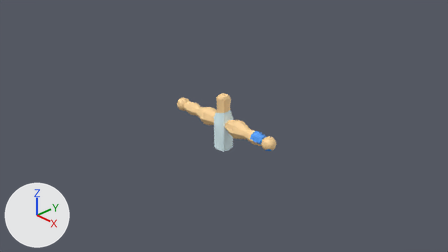
Two versions of the Blender file project/resources/model/Machine/Machine.blend, one commit apart.
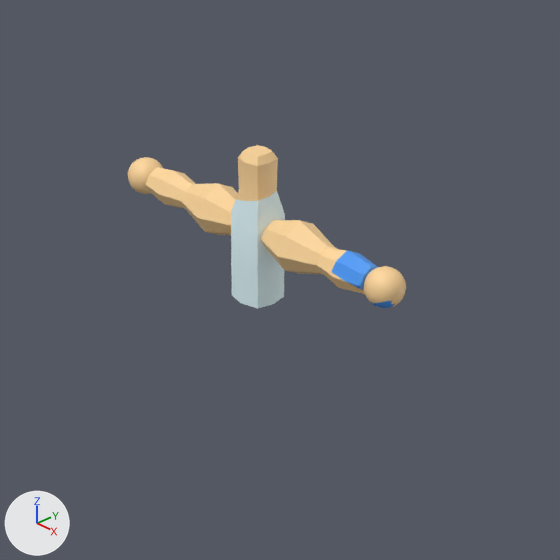
Each version appears first from the file's camera 'Camera', and next in a close-up on the part from 29% to 74% of the width and 16% to 96% of the height. Lighting does not change. The marker at lower left points along +X, +Y and +Z. The last two pictures show the newer version.

In view in the first close-up: 'ArmL_01', 'ArmL_02', 'ArmR_01', 'ArmR_02', 'Body'.
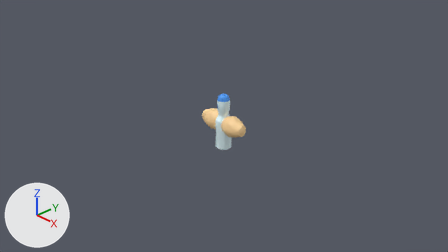
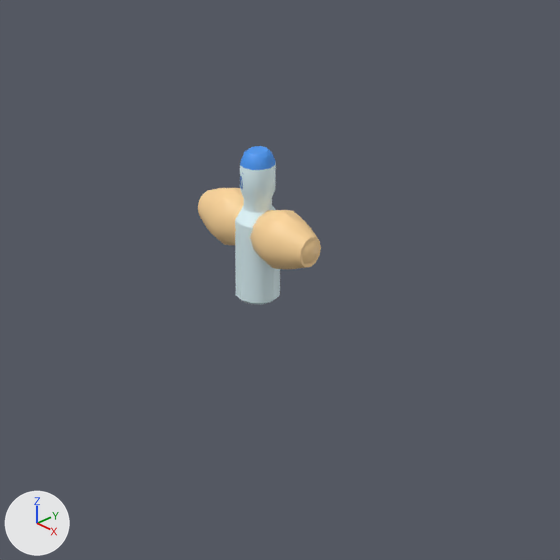
Where the change shows, as pixel boxes [x1, y1, x2, y2] in the close-ups (560 x 560 px):
'Body', reshaped (16% narrower)
    before: [231, 145, 285, 309]
    after: [235, 146, 280, 305]
'ArmL_02', deleted
    before: [316, 246, 406, 308]
'ArmL01', added (beige)
    after: [250, 210, 321, 269]
'ArmL_01', deleted (beige)
    before: [261, 220, 335, 274]
'ArmR_01', deleted (beige)
    before: [182, 183, 238, 235]
'ArmR_02', deleted (beige)
    before: [128, 157, 196, 209]
'ArmR01', added (beige)
    after: [198, 188, 244, 245]
'ArmL02', added (brown)
    after: [290, 233, 319, 266]
'ArmR02', added (mostly hidden)
    after: [199, 198, 205, 220]

Patch to the scene script:
```diff
--- a/project/resources/model/Machine/Machine.blend.py
+++ b/project/resources/model/Machine/Machine.blend.py
@@ mat_マテリアル @@
+mat_マテリアル = principled_material('マテリアル')
+mat_マテリアル.texture = img_machine_png
@@ me_cube @@
 # used by ob_body; location = (0.0, 0.0, 0.0)
-me_cube.from_pydata(...)  # 50 vertices, 48 faces; spans x -0.15..0.15, y -0.15..0.15, z -0.5..0.542
-me_cube.materials.append(mat_material)  # picture img_machine_png
+me_cube.from_pydata(...)  # 108 vertices, 98 faces; spans x -0.15..0.15, y -0.15..0.15, z -0.5..0.545
+# me_cube part 1: the whole mesh is rebuilt
+me_cube.materials.append(mat_マテリアル)  # its picture is missing
@@ me_円柱_010 @@
+me_円柱_010.from_pydata(...)  # 182 vertices, 169 faces; spans x 0.635..1.18, y -0.135..0.135, z -0.15..0.15
+me_円柱_010.polygons.foreach_set('use_smooth', [True] * 169)
+me_円柱_010.materials.append(mat_マテリアル)  # its picture is missing
@@ me_円柱_009 @@
+me_円柱_009.from_pydata(...)  # 84 vertices, 74 faces; spans x 0.136..0.635, y -0.181..0.181, z -0.199..0.199
+me_円柱_009.polygons.foreach_set('use_smooth', [True] * 74)
+me_円柱_009.materials.append(mat_マテリアル)  # its picture is missing
@@ me_円柱_003 @@
+me_円柱_003.from_pydata(...)  # 84 vertices, 74 faces; spans x 0.136..0.635, y -0.181..0.181, z -0.199..0.199
+me_円柱_003.polygons.foreach_set('use_smooth', [True] * 74)
+me_円柱_003.materials.append(mat_マテリアル)  # its picture is missing
@@ me_円柱_002 @@
+me_円柱_002.from_pydata(...)  # 182 vertices, 169 faces; spans x 0.635..1.18, y -0.135..0.135, z -0.15..0.15
+me_円柱_002.polygons.foreach_set('use_smooth', [True] * 169)
+me_円柱_002.materials.append(mat_マテリアル)  # its picture is missing
@@ ob_armr_01 @@
-ob_armr_01 = bpy.data.objects.new('ArmR_01', me_立方体_006)
-ob_armr_01.location = (0.0, 0.0, 0.0)
-ob_armr_01.scale = (-1.0, 1.0, 1.0)
@@ ob_armr_02 @@
-ob_armr_02 = bpy.data.objects.new('ArmR_02', me_立方体_004)
-ob_armr_02.location = (0.0, 0.0, 0.0)
-ob_armr_02.scale = (-1.0, 1.0, 1.0)
@@ ob_arml_01 @@
-ob_arml_01 = bpy.data.objects.new('ArmL_01', me_立方体_008)
-ob_arml_01.location = (0.0, 0.0, 0.0)
@@ ob_arml_02 @@
-ob_arml_02 = bpy.data.objects.new('ArmL_02', me_立方体_007)
-ob_arml_02.location = (0.0, 0.0, 0.0)
@@ ob_armr02 @@
+ob_armr02 = bpy.data.objects.new('ArmR02', me_円柱_010)
+ob_armr02.location = (0.671, 0.0, 0.0)
+ob_armr02.scale = (-1.0, 1.0, 1.0)
@@ ob_armr01 @@
+ob_armr01 = bpy.data.objects.new('ArmR01', me_円柱_009)
+ob_armr01.location = (0.152, 0.0, 0.0)
+ob_armr01.scale = (-1.0, 1.0, 1.0)
@@ ob_arml01 @@
+ob_arml01 = bpy.data.objects.new('ArmL01', me_円柱_003)
+ob_arml01.location = (-0.152, 0.0, 0.0)
@@ ob_arml02 @@
+ob_arml02 = bpy.data.objects.new('ArmL02', me_円柱_002)
+ob_arml02.location = (-0.671, 0.0, 0.0)
```
